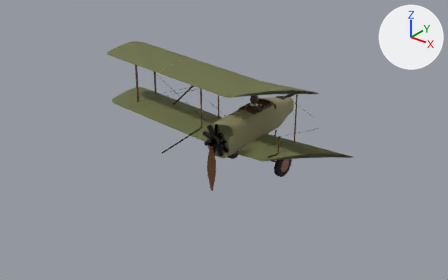
What one commit did to the glTF model public/models/airco_dh2.glb.
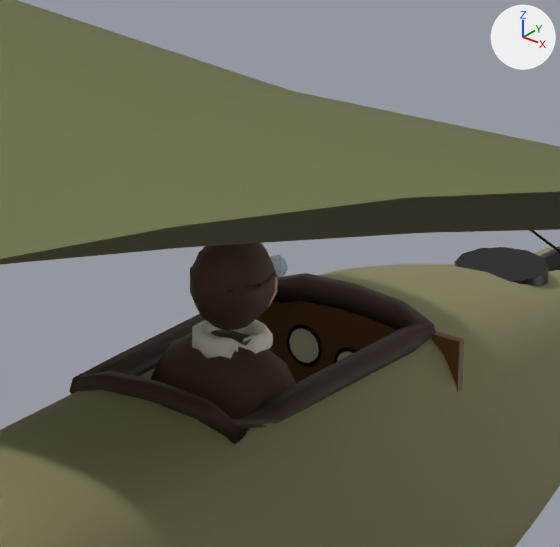
There are two pictures of each version: one whole from a camera (50 mm lens) standing at (8.44, -11.65, 6.48) and looking at (0.38, -1.57, 0.24), one close up on the part from 52% to 64% of the width and 26% to 44% of the height. Lighting does not change. The marker at upper right points along +X, +Y and +Z. The older version's two pictures come first. Everything nearer to the camera than a plane just in front of the edit is cut away. Where no turn or scale is listed for an object, it has been applied to the vertices. Vertices at exactly the same position are counted once.

The first close-up shows 'Coaming', 'CockpitInterior', 'Fuselage', 'Gauge_RPM', 'Guns', 'Pilot_Figure', 'Wing_Upper_L', 'Wing_Upper_R' and 4 more.
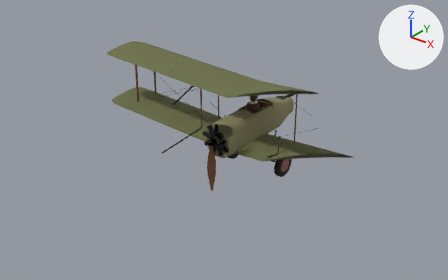
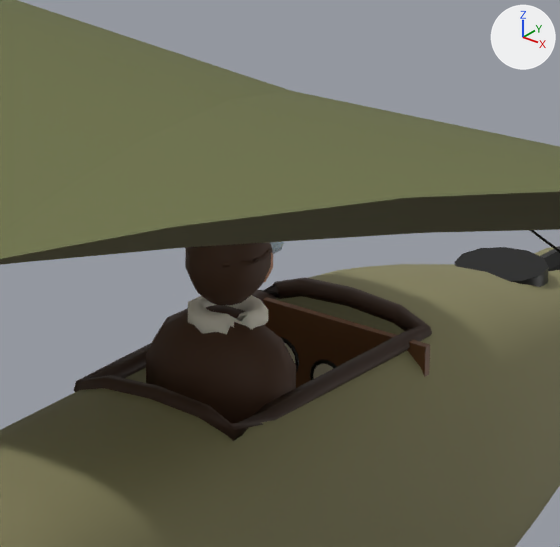
Pixel boxes [x1, y1, x2, y2] of what changed, in the close-ups (560 x 547 px):
'Pilot_Figure', moved: before [151, 243, 296, 419]; after [146, 241, 296, 424]
'Coaming', reshaped: before [69, 273, 436, 445]; after [74, 278, 432, 441]
'CockpitInterior', reshaped: before [256, 301, 464, 392]; after [263, 297, 430, 388]

Diff of the bpy script that builds the scene:
```diff
--- a/public/models/airco_dh2.glb.py
+++ b/public/models/airco_dh2.glb.py
@@ me_cockpitinterior @@
 # used by ob_cockpitinterior; location = (0.0, 0.0, 0.0)
-me_cockpitinterior.from_pydata(...)  # 62 vertices, 96 faces; spans x -0.322..0.322, y -0.33..0.77, z -0.317..0.387
+me_cockpitinterior.from_pydata(...)  # 62 vertices, 96 faces; spans x -0.29..0.29, y -0.33..0.77, z -0.327..0.397
+# me_cockpitinterior part 1: the loose piece of 8 vertices spanning x -0.322..0.322, y 0.61..0.63, z 0.067..0.387 is scaled about its middle by (0.9, 1, 2.26), then moved by (0.0, -0.1, -0.192)
 me_cockpitinterior.materials.append(mat_wood)
@@ me_coaming @@
 # used by ob_coaming; location = (0.0, 0.0, 0.0)
-me_coaming.from_pydata(...)  # 120 vertices, 240 faces; spans x -0.255..0.255, y -0.235..0.635, z 0.354..0.457
+me_coaming.from_pydata(...)  # 120 vertices, 240 faces; spans x -0.244..0.244, y -0.224..0.624, z 0.365..0.448
+# me_coaming part 2: 120 of 120 vertices moved; they spanned x -0.255..0.255, y -0.235..0.635, z 0.354..0.457 and now span x -0.244..0.244, y -0.224..0.624, z 0.365..0.448; mean shift (0.0, 0.0, 0.0)
 me_coaming.materials.append(mat_leather)
@@ me_pilot_figure @@
 # used by ob_pilot_figure; location = (0.0, 0.0, 0.0)
-me_pilot_figure.from_pydata(...)  # 304 vertices, 588 faces; spans x -0.205..0.205, y -0.05..0.23, z 0.157..0.747
+me_pilot_figure.from_pydata(...)  # 304 vertices, 588 faces; spans x -0.205..0.205, y -0.07..0.21, z 0.227..0.817
+# me_pilot_figure part 3: the whole mesh is moved by (0.0, -0.02, 0.07)
 me_pilot_figure.materials.append(mat_pilot)
```
